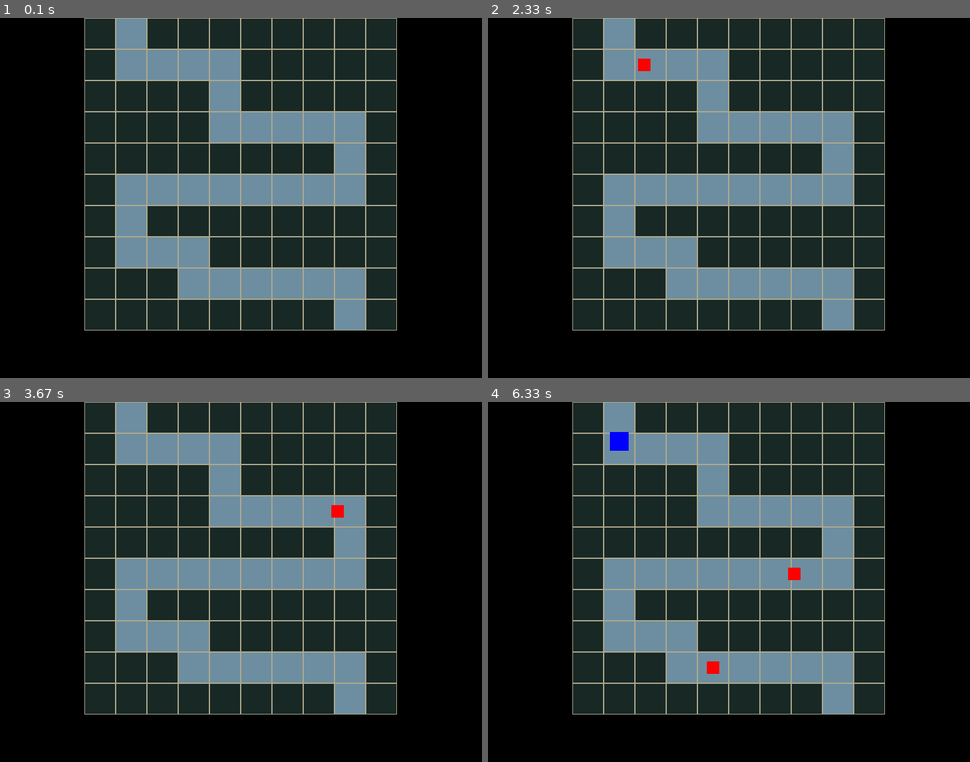
Above: before the commit, frames 1-4 (two rows, left to right).
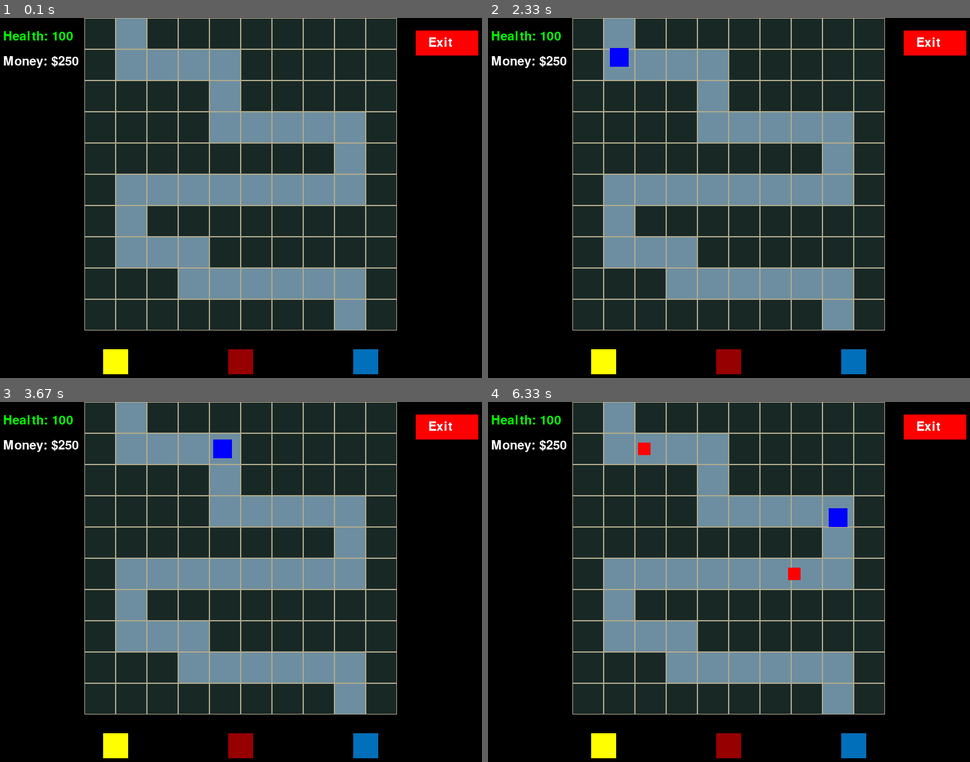
Above: after the commit, the same moments.

Repository: JasonGeppelt/PyGame-Tower-Defense
Game: pygame game, started from main.py
The game is run twice, just before and just after one commit, with the same random seed, the same clock (stepped at 60 frames per second) and the same inputs.
Inputs:
- Up to frame 1 (0.1 s): no input
- Up to frame 2 (2.33 s): no input
- Up to frame 3 (3.67 s): no input
- Up to frame 4 (6.33 s): no input

The runs differ from the first frame. In frame 1, 2.4% of the frame differs, in the area x 0-100%, y 3-99%; in frame 2, 2.7%; in frame 3, 2.7%; in frame 4, 3.0%.

Commit message:
created towers and draw

Diff:
--- /dev/null
+++ b/draw.py
@@ -0,0 +1,64 @@
+import pygame
+from settings import CELL_SIZE, GRID_COLUMNS, GRID_ROWS, ENEMY_SPAWN_FREQ, health, money, colors
+from level import level_maps
+from tower import Tower1, Tower2, Tower3
+
+# Draw the grid based on the level map
+def draw_grid(current_level, x, y, screen):
+    for row in range(GRID_ROWS):
+        for col in range(GRID_COLUMNS):
+            cell_value = level_maps[current_level][row][col]
+            rect = pygame.Rect(col * CELL_SIZE + x,
+                                row * CELL_SIZE + y, CELL_SIZE, CELL_SIZE)
+            # Draw cells
+            if cell_value == 1:
+                pygame.draw.rect(screen, colors['gunmetal'], rect)
+            else:
+                pygame.draw.rect(screen, colors['air_force_blue'], rect)
+
+            # Draw cell borders
+            pygame.draw.rect(screen, colors['khaki'], rect, 1)
+
+def draw_towers(screen):
+    tower1 = Tower1()
+    tower2 = Tower2()
+    tower3 = Tower3()
+
+    pygame.draw.rect(screen, tower1.color, tower1.rect)
+    pygame.draw.rect(screen, tower2.color, tower2.rect)
+    pygame.draw.rect(screen, tower3.color, tower3.rect)
+
+def draw_enemies(time_since_last_enemy, enemy_list, x, y, enemy_instructions, active_enemy_list, screen):
+    current_time = pygame.time.get_ticks()
+    time_elapsed = current_time - time_since_last_enemy
+
+    if time_elapsed >= ENEMY_SPAWN_FREQ:
+        if enemy_list:
+            enemy_class = enemy_list.pop(0)
+            new_enemy = enemy_class(CELL_SIZE + x + (CELL_SIZE // 2) - (enemy_class.width // 2),
+                                    y + (CELL_SIZE // 2) - (enemy_class.height // 2))
+            new_enemy.instructions = enemy_instructions.copy() # created a copy of list instead of sharing
+            active_enemy_list.append(new_enemy)
+            time_since_last_enemy = 0
+
+        time_since_last_enemy = current_time
+
+    for enemy in active_enemy_list:
+        enemy.move()
+        pygame.draw.rect(screen, enemy.color, enemy.rect)
+
+    return time_since_last_enemy
+
+def draw_ui(screen, exit_button, SCREEN_WIDTH, font):
+    # Display health
+    health_text = font.render("Health: {}".format(health), True, colors['green'])
+    screen.blit(health_text, (20, 20))
+
+    # Display money
+    money_text = font.render("Money: ${}".format(money), True, colors['white'])
+    screen.blit(money_text, (20, 60))
+
+    # Draw exit button
+    pygame.draw.rect(screen, colors['red'], exit_button)
+    exit_text = font.render("Exit", True, colors['white'])
+    screen.blit(exit_text, (SCREEN_WIDTH - 100, 30))
--- a/level.py
+++ b/level.py
@@ -55,7 +55,7 @@
 
 level_enemy_lists = {
     1: [BasicEnemy, BasicEnemy, BasicEnemy, AdvancedEnemy, BasicEnemy],
-    2: [AdvancedEnemy, AdvancedEnemy, BasicEnemy, BasicEnemy, AdvancedEnemy,
+    2: [BasicEnemy, AdvancedEnemy, AdvancedEnemy, BasicEnemy, BasicEnemy, AdvancedEnemy,
         BasicEnemy, AdvancedEnemy, BasicEnemy]
     # Define lists for other levels here
 }
--- a/main.py
+++ b/main.py
@@ -1,7 +1,8 @@
 import pygame
 import sys
 from settings import SCREEN_WIDTH, SCREEN_HEIGHT, FPS, CELL_SIZE, GRID_COLUMNS, GRID_ROWS, colors
-from level import level_enemy_lists, level_enemy_instructions, level_maps
+from level import level_enemy_lists, level_enemy_instructions
+from draw import draw_grid, draw_towers, draw_enemies, draw_ui
 
 pygame.init()
 
@@ -24,51 +25,32 @@
 enemy_instructions = level_enemy_instructions.get(current_level, [])
 active_enemy_list = []
 time_since_last_enemy = pygame.time.get_ticks()
+
+# UI elements
+font = pygame.font.Font(None, 30) # i tried to move this to settings.py, but it wouldnt work
+exit_button = pygame.Rect(SCREEN_WIDTH - 120, 20, 100, 40)
 # ------------------------------------------------
 
+# Game loop
 running = True
 while running:
     for event in pygame.event.get():
         if event.type == pygame.QUIT:
             running = False
-
-    screen.fill((0, 0, 0))
+        # if event.type == pygame.MOUSEBUTTONDOWN and event.button == 1:
+        #         mouse_x, mouse_y = pygame.mouse.get_pos()
+        #         handle_mouse_click(mouse_x, mouse_y)
 
     # --------------------------------------------
-    # GAME LOGIC
+    # DRAW
     # --------------------------------------------
-    # Draw the grid based on the level map
-    for row in range(GRID_ROWS):
-        for col in range(GRID_COLUMNS):
-            cell_value = level_maps[current_level][row][col]
-            rect = pygame.Rect(col * CELL_SIZE + grid_start_x,
-                                row * CELL_SIZE + grid_start_y, CELL_SIZE, CELL_SIZE)
-            # Draw cells
-            if cell_value == 1:
-                pygame.draw.rect(screen, colors['gunmetal'], rect)
-            else:
-                pygame.draw.rect(screen, colors['air_force_blue'], rect)
+    screen.fill(colors['black'])
 
-            # Draw cell borders
-            pygame.draw.rect(screen, colors['khaki'], rect, 1)
-
-    current_time = pygame.time.get_ticks()
-    time_elapsed = current_time - time_since_last_enemy
-
-    if time_elapsed >= 2000:
-        if enemy_list:
-            enemy_class = enemy_list.pop(0)
-            new_enemy = enemy_class(CELL_SIZE + grid_start_x + (CELL_SIZE // 2) - (enemy_class.width // 2),
-                                    grid_start_y + (CELL_SIZE // 2) - (enemy_class.height // 2))
-            new_enemy.instructions = enemy_instructions.copy() # created a copy of list instead of sharing
-            active_enemy_list.append(new_enemy)
-            time_since_last_enemy = 0
-
-        time_since_last_enemy = current_time
-
-    for enemy in active_enemy_list:
-        enemy.move()
-        pygame.draw.rect(screen, enemy.color, enemy.rect)
+    draw_grid(current_level, grid_start_x, grid_start_y, screen)
+    draw_towers(screen)
+    time_since_last_enemy = draw_enemies(time_since_last_enemy, enemy_list, grid_start_x,
+                                         grid_start_y, enemy_instructions, active_enemy_list, screen)
+    draw_ui(screen, exit_button, SCREEN_WIDTH, font)
     # --------------------------------------------
 
     pygame.display.flip()
--- a/settings.py
+++ b/settings.py
@@ -3,6 +3,10 @@
 CELL_SIZE = 50
 GRID_COLUMNS = 10
 GRID_ROWS = 10
+ENEMY_SPAWN_FREQ = 2000 # Every 2 seconds
+
+health = 100
+money = 250
 
 colors = {
     'black': (0, 0, 0),
@@ -11,6 +15,7 @@
     'light_gray': (200, 200, 200),
     'blue': (0, 0, 255),
     'red': (255, 0, 0),
+    'dark_red': (150, 0, 0),
     'green': (0, 255, 0),
     'yellow': (255, 255, 0),
     'gunmetal': (24, 40, 37),
--- /dev/null
+++ b/tower.py
@@ -0,0 +1,29 @@
+import pygame
+from settings import SCREEN_WIDTH, SCREEN_HEIGHT, CELL_SIZE, GRID_ROWS, colors
+
+class Tower:
+    def __init__(self):
+        self.rect = pygame.Rect(self.x, self.y, self.width, self.height)
+
+    # def attack(self, enemy):
+    #     current_time = pygame.time.get_ticks()
+    #     if current_time - self.last_attack_time >= 1000 / self.attack_speed:
+    #         distance = pygame.math.Vector2(enemy.x - self.x, enemy.y - self.y).length()
+    #         if distance <= self.attack_range:
+    #             enemy.take_damage(self.damage)
+    #             self.last_attack_time = current_time
+
+class Tower1(Tower):
+    width, height = 40, 40
+    x, y = SCREEN_WIDTH * (1/4) - width // 2, (GRID_ROWS * CELL_SIZE + SCREEN_HEIGHT) // 2 - height // 2
+    color = colors['yellow']
+
+class Tower2(Tower):
+    width, height = 40, 40
+    x, y = SCREEN_WIDTH * (2/4) - width // 2, (GRID_ROWS * CELL_SIZE + SCREEN_HEIGHT) // 2 - height // 2
+    color = colors['dark_red']
+
+class Tower3(Tower):
+    width, height = 40, 40
+    x, y = SCREEN_WIDTH * (3/4) - width // 2, (GRID_ROWS * CELL_SIZE + SCREEN_HEIGHT) // 2 - height // 2
+    color = colors['azule']
Empty file added: interaction.py
